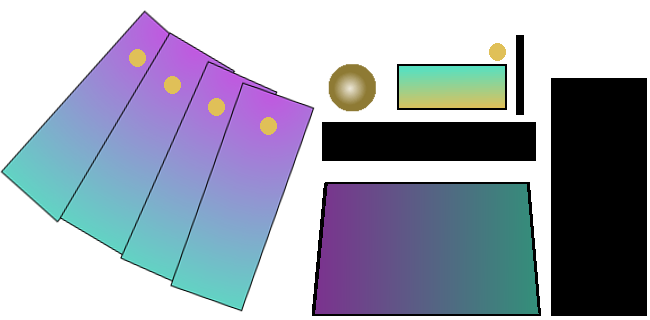
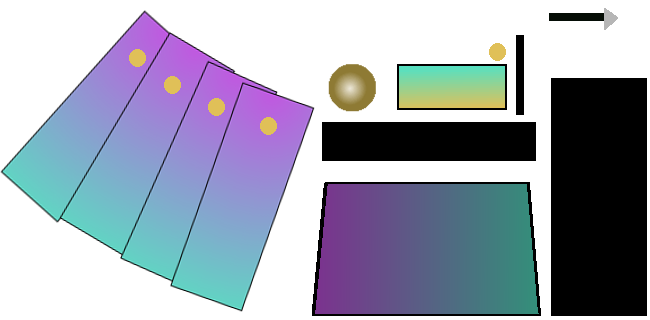
Revision of a layered 650 × 320 image; what changed, layer by layer:
painted on "Lineart Merged" (2nd of 2) over [549, 8, 618, 30]
